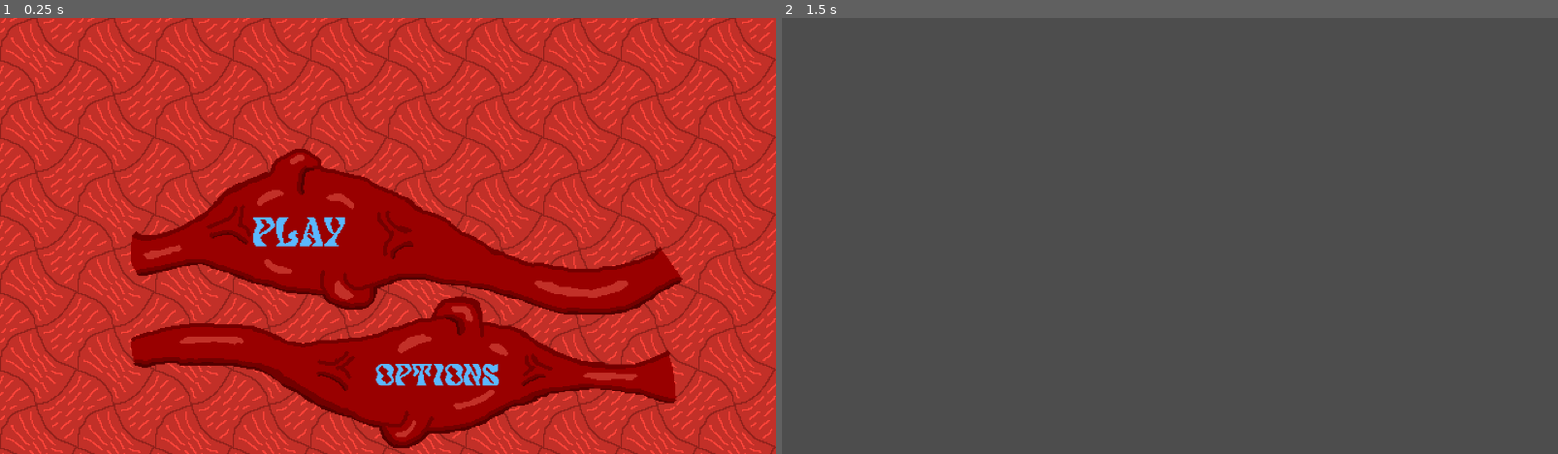
Above: before the commit, frames 1-2 (left to right).
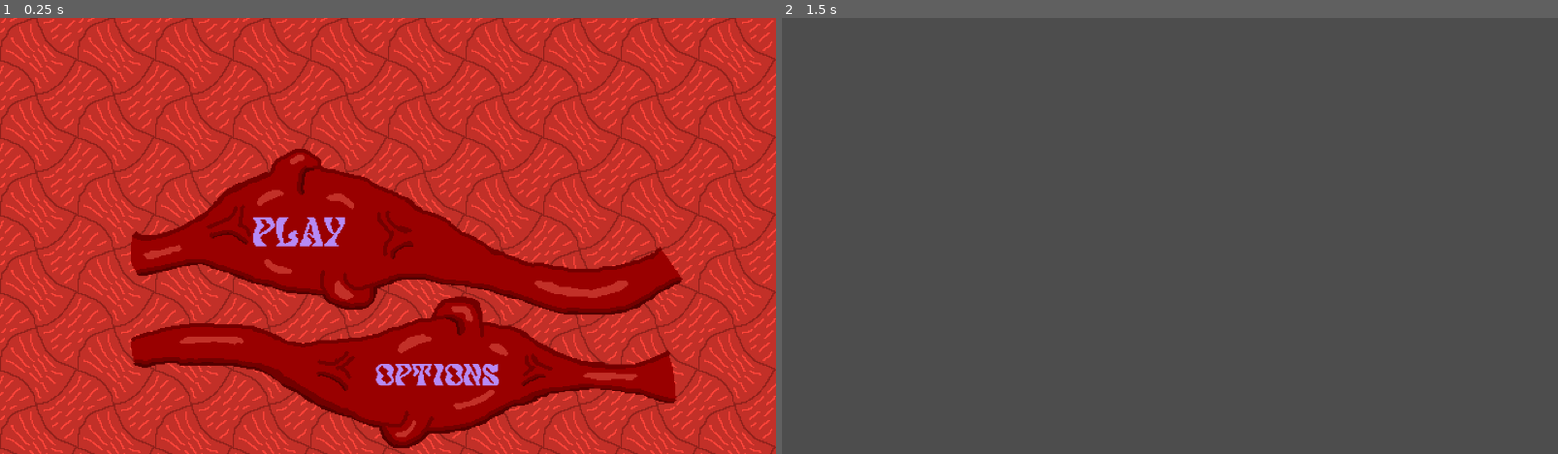
Above: after the commit, the same moments.

Repository: Fran0004/Malaga_jam
Game: Godot game, scene res://Scenes/main_menu.tscn
Two runs of this game, one before a commit and one after it. Both use one fixed random seed, a clock stepped at 60 frames per second and the inputs below.
Inputs:
- Up to frame 1 (0.25 s): no input
- Up to frame 2 (1.5 s): click "Play" at 0.5 s; tap Enter at 1.25 s; hold D (move_right) from 1.28 s (still down); tap E (trade) at 1.35 s

The runs differ from the first frame. In frame 1, 0.9% of the frame differs, in the area x 32-65%, y 45-85%; in frame 2, nothing differs.

Commit message:
Animacion logo

Diff:
--- a/Assets/Theme/MainMenuTheme.tres
+++ b/Assets/Theme/MainMenuTheme.tres
@@ -1,7 +1,10 @@
-[gd_resource type="Theme" load_steps=7 format=3 uid="uid://vydp5cpe6ed"]
+[gd_resource type="Theme" load_steps=8 format=3 uid="uid://vydp5cpe6ed"]
 
 [ext_resource type="FontFile" uid="uid://kt7i38xc2dx" path="res://Assets/Fonts/Pixelout Personal Use Only.ttf" id="1_xve2r"]
 [ext_resource type="Texture2D" uid="uid://dsyqjenign0mq" path="res://Assets/Sprites/Menus/main_menu_background.png" id="2_m6yn4"]
+
+[sub_resource type="StyleBoxFlat" id="StyleBoxFlat_2rdbr"]
+bg_color = Color(0.6, 0.6, 0.6, 0)
 
 [sub_resource type="StyleBoxFlat" id="StyleBoxFlat_2q55d"]
 bg_color = Color(0.6, 0.6, 0.6, 0)
@@ -16,11 +19,13 @@
 texture = ExtResource("2_m6yn4")
 
 [resource]
-Button/colors/font_color = Color(0.356863, 0.721569, 1, 1)
-Button/colors/font_hover_color = Color(0.78954, 0.787836, 0.0279378, 1)
-Button/colors/font_pressed_color = Color(1, 0.556863, 0, 1)
+Button/colors/font_color = Color(0.713726, 0.541176, 0.960784, 1)
+Button/colors/font_focus_color = Color(0.521569, 0.392157, 0.705882, 1)
+Button/colors/font_hover_color = Color(0.521569, 0.392157, 0.705882, 1)
+Button/colors/font_pressed_color = Color(0.960784, 0.541176, 0.541176, 1)
 Button/font_sizes/font_size = 64
 Button/fonts/font = ExtResource("1_xve2r")
+Button/styles/focus = SubResource("StyleBoxFlat_2rdbr")
 Button/styles/hover = SubResource("StyleBoxFlat_2q55d")
 Button/styles/normal = SubResource("StyleBoxFlat_wpmjk")
 Button/styles/pressed = SubResource("StyleBoxFlat_p30sb")
--- a/Scenes/main_menu.tscn
+++ b/Scenes/main_menu.tscn
@@ -1,7 +1,70 @@
-[gd_scene load_steps=3 format=3 uid="uid://b3jlbpgmk8ie7"]
+[gd_scene load_steps=8 format=3 uid="uid://b3jlbpgmk8ie7"]
 
 [ext_resource type="Script" path="res://Scripts/main_menu.gd" id="1_uxo7o"]
 [ext_resource type="Theme" uid="uid://vydp5cpe6ed" path="res://Assets/Theme/MainMenuTheme.tres" id="2_bb0k8"]
+[ext_resource type="Texture2D" uid="uid://cyej45m8nue85" path="res://Hud/main menu/glob logo main menu.png" id="3_x6toh"]
+[ext_resource type="Texture2D" uid="uid://crlcpdkqma68h" path="res://Hud/main menu/rush logo main menu.png" id="4_fqu00"]
+
+[sub_resource type="Animation" id="Animation_dor6q"]
+resource_name = "Logo"
+length = 0.5
+tracks/0/type = "value"
+tracks/0/imported = false
+tracks/0/enabled = true
+tracks/0/path = NodePath("RushLogoMainMenu:position")
+tracks/0/interp = 1
+tracks/0/loop_wrap = true
+tracks/0/keys = {
+"times": PackedFloat32Array(0, 0.5),
+"transitions": PackedFloat32Array(1, 1),
+"update": 0,
+"values": [Vector2(1520, 125), Vector2(640, 125)]
+}
+tracks/1/type = "value"
+tracks/1/imported = false
+tracks/1/enabled = true
+tracks/1/path = NodePath("GlobLogoMainMenu:position")
+tracks/1/interp = 1
+tracks/1/loop_wrap = true
+tracks/1/keys = {
+"times": PackedFloat32Array(0, 0.5),
+"transitions": PackedFloat32Array(1, 1),
+"update": 0,
+"values": [Vector2(-240, 125), Vector2(640, 125)]
+}
+
+[sub_resource type="Animation" id="Animation_5vkyr"]
+length = 0.001
+tracks/0/type = "value"
+tracks/0/imported = false
+tracks/0/enabled = true
+tracks/0/path = NodePath("RushLogoMainMenu:position")
+tracks/0/interp = 1
+tracks/0/loop_wrap = true
+tracks/0/keys = {
+"times": PackedFloat32Array(0),
+"transitions": PackedFloat32Array(1),
+"update": 0,
+"values": [Vector2(1520, 125)]
+}
+tracks/1/type = "value"
+tracks/1/imported = false
+tracks/1/enabled = true
+tracks/1/path = NodePath("GlobLogoMainMenu:position")
+tracks/1/interp = 1
+tracks/1/loop_wrap = true
+tracks/1/keys = {
+"times": PackedFloat32Array(0),
+"transitions": PackedFloat32Array(1),
+"update": 0,
+"values": [Vector2(-240, 125)]
+}
+
+[sub_resource type="AnimationLibrary" id="AnimationLibrary_6ygtp"]
+_data = {
+"Logo": SubResource("Animation_dor6q"),
+"RESET": SubResource("Animation_5vkyr")
+}
 
 [node name="MainMenu" type="Panel"]
 texture_filter = 1
@@ -32,4 +95,19 @@
 theme_override_font_sizes/font_size = 48
 text = "OPTIONS"
 
+[node name="RushLogoMainMenu" type="Sprite2D" parent="."]
+position = Vector2(1520, 125)
+scale = Vector2(1.5, 1.5)
+texture = ExtResource("4_fqu00")
+
+[node name="GlobLogoMainMenu" type="Sprite2D" parent="."]
+position = Vector2(-240, 125)
+scale = Vector2(1.5, 1.5)
+texture = ExtResource("3_x6toh")
+
+[node name="MenuAnimator" type="AnimationPlayer" parent="."]
+libraries = {
+"": SubResource("AnimationLibrary_6ygtp")
+}
+
 [connection signal="pressed" from="PlayButton" to="." method="_on_play_button_pressed"]
Not shown, added: Hud/counter hud.png.import
Not shown, added: Hud/main menu/glob logo main menu.png.import
Not shown, added: Hud/main menu/main menu background.png.import
Not shown, added: Hud/main menu/rush logo main menu.png.import
